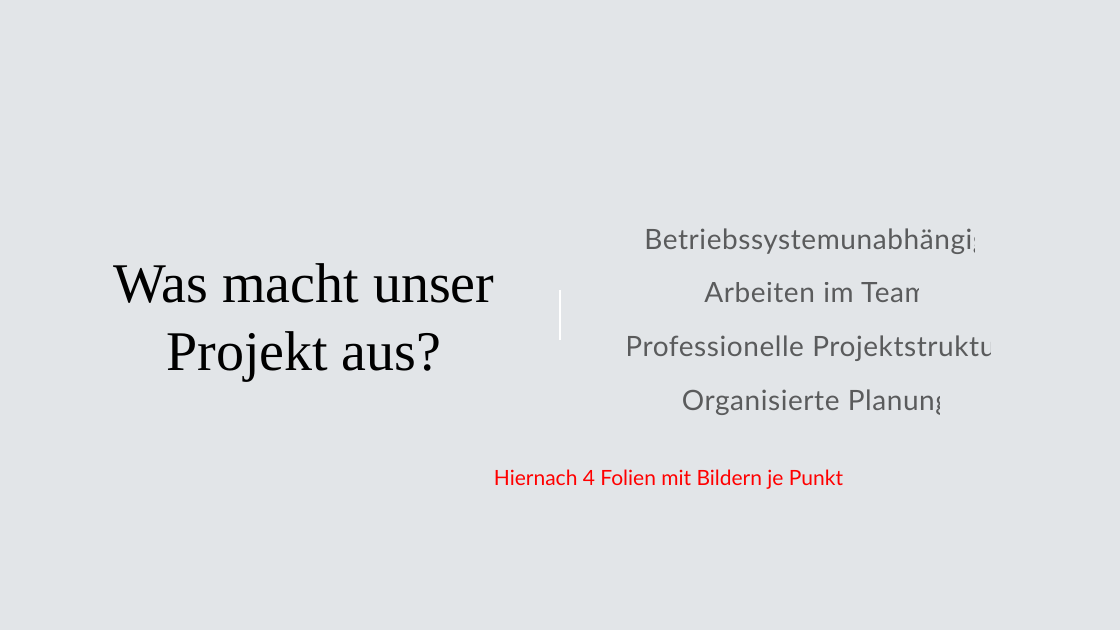
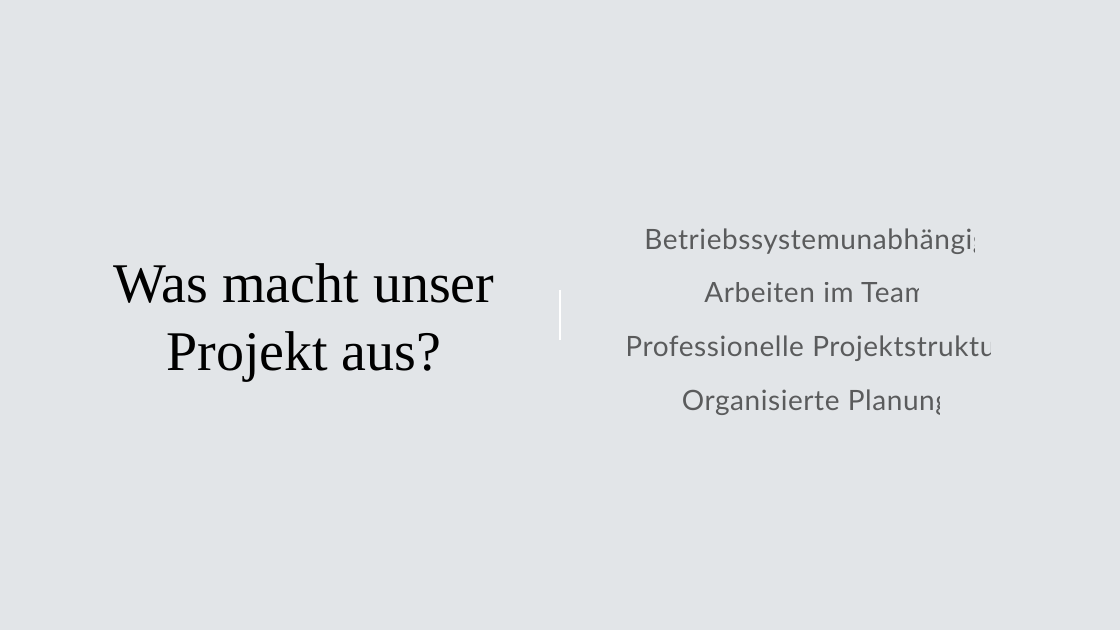
Before and after one commit to BitPaw/C_Socket, a slide deck: slide 2 of Dokumente/BVS.pptx. Drawn at 1120x630 pixels with LibreOffice and Linux fonts; fonts in the diff are those of the drawing. Boxes give left, top, right and bottom in pixels: in the first picture for what was removed or moved away, otherwise in the second. Text is boxed around its words. In the diff, an @@ line names an element or a change of style, - is before the commit and + after.

```diff
--- a/Dokumente/BVS.pptx
+++ b/Dokumente/BVS.pptx
@@ text removed at bbox=[494, 469, 843, 489] @@
-Hiernach 4 Folien mit Bildern je Punkt
```
Also in this commit, not shown: 3 other slides changed, 2 slides added, 4 slides removed, 4 other files.
